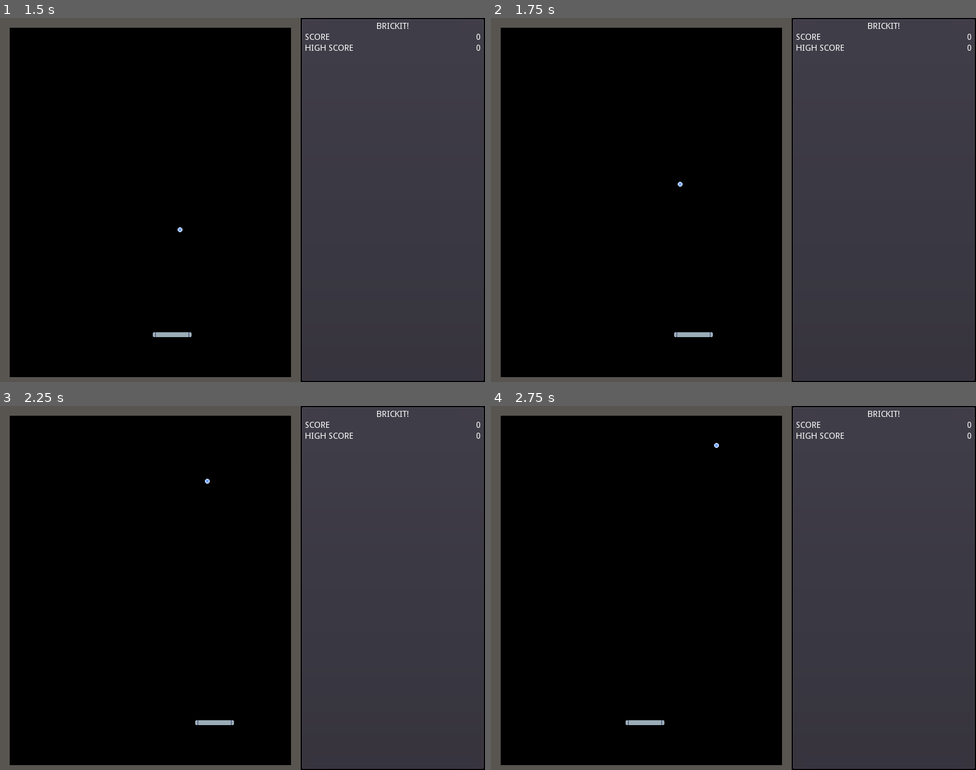
Above: before the commit, frames 1-4 (two rows, left to right).
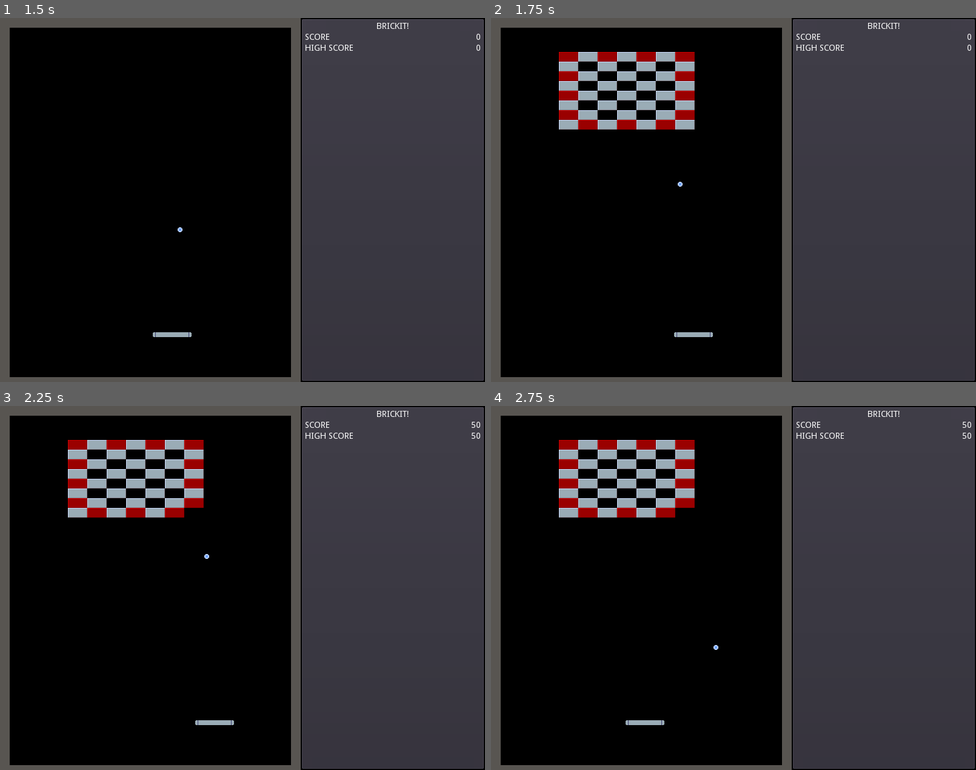
Above: after the commit, the same moments.

Repository: YeOldeDM/brickit
Game: Godot game, scene res://Title/Title.tscn
Same seed, same stepped clock (60 frames per second), same inputs: the game is played once before the commit and once after it.
Inputs (mouse positions are in pixels of both pictures, inside the frame that each line leads up to):
- Up to frame 1 (1.5 s): click (242, 200) at 0.5 s; tap Enter at 1.25 s; hold Right (ui_right) from 1.28 s (still down); tap Space (space_bar) at 1.35 s
- Up to frame 2 (1.75 s): keep holding Right (ui_right)
- Up to frame 3 (2.25 s): release Right (ui_right) at 2.03 s; hold Left (ui_left) from 2.03 s (still down); tap Space (space_bar) at 2.1 s
- Up to frame 4 (2.75 s): keep holding Left (ui_left)

Frame 1 is identical in both runs. In frame 2, 4.4% of the frame differs, in the area x 14-42%, y 9-31%; in frame 3, 4.3%; in frame 4, 4.3%.
Error before the commit: Invalid set index '1' (on base: 'Array') with value of type 'PackedScene' (res://Game/Game.gd:7)

Commit message:
add level changing mechanics

Diff:
--- a/PROJECT/Ball/Ball.gd
+++ b/PROJECT/Ball/Ball.gd
@@ -10,6 +10,8 @@
 var velocity = Vector2(180,600) #must begin with some Y velocity!
 
 signal get_paddle_pos()
+
+signal brick_broke()
 
 func _physics_process(delta):
 	var motion = move_and_collide(velocity * delta)
@@ -25,7 +27,8 @@
 			# if we hit a brick
 			if col.is_in_group("brick"):
 				col.queue_free()
-				GLOBAL.score += GLOBAL.BRICK_VALUE
+				emit_signal("brick_broke")
+
 
 	#while the ball is not moving - aka velocity = 0 - get the position of the paddle
 	while velocity == Vector2(0,0):
--- a/PROJECT/Game/Bricks.gd
+++ b/PROJECT/Game/Bricks.gd
@@ -1,12 +1,44 @@
 extends TileMap
 
-func _ready():
-	for cell in get_used_cells():
-		var brick = load("res://Brick/%s.tscn" % tile_set.tile_get_name( get_cellv( cell ) ) )
-		if brick:
-			brick = brick.instance()
-			get_parent().call_deferred("add_child", brick)
-			brick.position = map_to_world(cell) - position
 
 
-	queue_free()
+
+
+
+
+"""
+LEVEL BUILDER TEMPLATE
+
+Paint your level tiles onto this node, and save this branch as its own scene
+as "res://Game/Levels/Level x.tscn" where x is the level number.
+
+This node has no other use. It will get freed by the game on startup!
+"""
+
+
+
+
+
+
+
+
+
+
+
+
+
+
+
+
+
+
+#func _ready():
+#	for cell in get_used_cells():
+#		var brick = load("res://Brick/%s.tscn" % tile_set.tile_get_name( get_cellv( cell ) ) )
+#		if brick:
+#			brick = brick.instance()
+#			get_parent().call_deferred("add_child", brick)
+#			brick.position = map_to_world(cell) - position
+#
+#
+#	queue_free()
--- a/PROJECT/Game/Game.gd
+++ b/PROJECT/Game/Game.gd
@@ -1,8 +1,42 @@
 extends Control
 
-var levels = []
+
+onready var bricks = $Field/Bricks
+
 
 func _ready():
-	for i in range(1,11):
-		levels[i] = load("res://Game/Levels/Level " + str(i) + ".tscn")
-		add_child(levels[i])
+	GLOBAL.connect("level_changed", self, "change_level")
+	# boot level 1
+	change_level(1)
+
+func is_level_clear():
+	return bricks.get_child_count() == 0
+
+
+func clear_level():
+	for node in bricks.get_children():
+		node.queue_free()
+
+func change_level( to ):
+	clear_level()
+	yield( get_tree().create_timer(1.0), "timeout" ) #wait a second
+	var map = load("res://Game/Levels/Level %d.tscn" % to )
+	if map:
+		map = map.instance()
+		for cell in map.get_used_cells():
+			var brick_name = map.tile_set.tile_get_name( map.get_cellv( cell ) )
+			var brick = load("res://Brick/%s.tscn" % brick_name )
+			if brick:
+				brick = brick.instance()
+				bricks.call_deferred("add_child", brick)
+				brick.position = map.map_to_world(cell) - bricks.position
+
+
+		map.queue_free()
+
+
+
+func _on_Ball_brick_broke():
+	GLOBAL.score += GLOBAL.BRICK_VALUE
+	if is_level_clear():
+		GLOBAL.next_level()
--- a/PROJECT/Game/Game.tscn
+++ b/PROJECT/Game/Game.tscn
@@ -1,13 +1,14 @@
-[gd_scene load_steps=7 format=2]
+[gd_scene load_steps=8 format=2]
 
 [ext_resource path="res://Game/Game.gd" type="Script" id=1]
 [ext_resource path="res://Game/UI.gd" type="Script" id=2]
-[ext_resource path="res://Game/Levels/Level 2.tscn" type="PackedScene" id=3]
-[ext_resource path="res://Tilesets/Walls.tres" type="TileSet" id=4]
-[ext_resource path="res://Ball/Ball.tscn" type="PackedScene" id=5]
-[ext_resource path="res://Paddle/Paddle.tscn" type="PackedScene" id=6]
-
-[node name="Game" type="Control" index="0"]
+[ext_resource path="res://Tilesets/Bricks.tres" type="TileSet" id=3]
+[ext_resource path="res://Game/Bricks.gd" type="Script" id=4]
+[ext_resource path="res://Tilesets/Walls.tres" type="TileSet" id=5]
+[ext_resource path="res://Ball/Ball.tscn" type="PackedScene" id=6]
+[ext_resource path="res://Paddle/Paddle.tscn" type="PackedScene" id=7]
+
+[node name="Game" type="Control"]
 
 anchor_left = 0.0
 anchor_top = 0.0
@@ -199,14 +200,45 @@
 
 [node name="Field" type="Node2D" parent="." index="1"]
 
-[node name="Bricks" parent="Field" index="0" instance=ExtResource( 3 )]
+[node name="Bricks" type="Node2D" parent="Field" index="0"]
+
+position = Vector2( -8, 0 )
+_sections_unfolded = [ "Transform" ]
+__meta__ = {
+"_edit_lock_": true
+}
+
+[node name="Level" type="TileMap" parent="Field/Bricks" index="0"]
+
+mode = 0
+tile_set = ExtResource( 3 )
+cell_size = Vector2( 32, 16 )
+cell_quadrant_size = 16
+cell_custom_transform = Transform2D( 1, 0, 0, 1, 0, 0 )
+cell_half_offset = 2
+cell_tile_origin = 0
+cell_y_sort = false
+cell_clip_uv = false
+collision_use_kinematic = false
+collision_friction = 1.0
+collision_bounce = 0.0
+collision_layer = 1
+collision_mask = 1
+occluder_light_mask = 1
+format = 1
+tile_data = PoolIntArray(  )
+script = ExtResource( 4 )
+_sections_unfolded = [ "Cell", "Collision", "Transform" ]
+__meta__ = {
+"_edit_lock_": true
+}
 
 [node name="Walls" type="TileMap" parent="Field" index="1" groups=[
 "walls",
 ]]
 
 mode = 0
-tile_set = ExtResource( 4 )
+tile_set = ExtResource( 5 )
 cell_size = Vector2( 16, 16 )
 cell_quadrant_size = 16
 cell_custom_transform = Transform2D( 1, 0, 0, 1, 0, 0 )
@@ -224,22 +256,15 @@
 tile_data = PoolIntArray( 0, 0, 0, 1, 0, 0, 2, 0, 0, 3, 0, 0, 4, 0, 0, 5, 0, 0, 6, 0, 0, 7, 0, 0, 8, 0, 0, 9, 0, 0, 10, …(1720 unchanged characters)…
 _sections_unfolded = [ "Cell" ]
 
-[node name="Ball" parent="Field" index="2" instance=ExtResource( 5 )]
+[node name="Ball" parent="Field" index="2" instance=ExtResource( 6 )]
 
 [node name="Paddle" parent="Field" index="3" groups=[
 "paddle",
-] instance=ExtResource( 6 )]
+] instance=ExtResource( 7 )]
 
 position = Vector2( 244, 522 )
 
-[node name="AnimationPlayer" type="AnimationPlayer" parent="." index="2"]
-
-root_node = NodePath("..")
-autoplay = ""
-playback_process_mode = 1
-playback_default_blend_time = 0.0
-playback_speed = 1.0
-blend_times = [  ]
+[connection signal="brick_broke" from="Field/Ball" to="." method="_on_Ball_brick_broke"]
 
 [connection signal="get_paddle_pos" from="Field/Ball" to="Field/Paddle" method="_on_Ball_get_paddle_pos"]
 
--- a/PROJECT/Game/Levels/Level 1.tscn
+++ b/PROJECT/Game/Levels/Level 1.tscn
@@ -3,7 +3,7 @@
 [ext_resource path="res://Tilesets/Bricks.tres" type="TileSet" id=1]
 [ext_resource path="res://Game/Bricks.gd" type="Script" id=2]
 
-[node name="Bricks" type="TileMap"]
+[node name="Bricks" type="TileMap" index="0"]
 
 position = Vector2( -8, 0 )
 mode = 0
@@ -22,6 +22,6 @@
 collision_mask = 1
 occluder_light_mask = 1
 format = 1
-tile_data = PoolIntArray( 262145, 0, 0, 262147, 0, 0, 262149, 0, 0, 262151, 0, 0, 262153, 0, 0, 262155, 0, 0, 262157, 0, 0, 327682, 0, 0, 327684, 0, 0, 327686, 0, 0, 327688, 0, 0, 327690, 0, 0, 327692, 0, 0, 327694, 0, 0, 393217, 0, 0, 393219, 0, 0, 393221, 0, 0, 393223, 0, 0, 393225, 0, 0, 393227, 0, 0, 393229, 0, 0, 458754, 0, 0, 458756, 0, 0, 458758, 0, 0, 458760, 0, 0, 458762, 0, 0, 458764, 0, 0, 458766, 0, 0, 524289, 0, 0, 524291, 0, 0, 524293, 0, 0, 524295, 0, 0, 524297, 0, 0, 524299, 0, 0, 524301, 0, 0, 589826, 0, 0, 589828, 0, 0, 589830, 0, 0, 589832, 0, 0, 589834, 0, 0, 589836, 0, 0, 589838, 0, 0, 655361, 0, 0, 655363, 0, 0, 655365, 0, 0, 655367, 0, 0, 655369, 0, 0, 655371, 0, 0, 655373, 0, 0, 720898, 0, 0, 720900, 0, 0, 720902, 0, 0, 720904, 0, 0, 720906, 0, 0, 720908, 0, 0, 720910, 0, 0 )
+tile_data = PoolIntArray( 262148, 1, 0, 262149, 0, 0, 262150, 1, 0, 262151, 0, 0, 262152, 1, 0, 262153, 0, 0, 262154, 1, 0, 327684, 0, 0, 327686, 0, 0, 327688, 0, 0, 327690, 0, 0, 393220, 1, 0, 393221, 0, 0, 393223, 0, 0, 393225, 0, 0, 393226, 1, 0, 458756, 0, 0, 458758, 0, 0, 458760, 0, 0, 458762, 0, 0, 524292, 1, 0, 524293, 0, 0, 524295, 0, 0, 524297, 0, 0, 524298, 1, 0, 589828, 0, 0, 589830, 0, 0, 589832, 0, 0, 589834, 0, 0, 655364, 1, 0, 655365, 0, 0, 655367, 0, 0, 655369, 0, 0, 655370, 1, 0, 720900, 0, 0, 720901, 1, 0, 720902, 0, 0, 720903, 1, 0, 720904, 0, 0, 720905, 1, 0, 720906, 0, 0 )
 script = ExtResource( 2 )
 _sections_unfolded = [ "Cell", "Collision", "Transform" ]
--- a/PROJECT/Global/GLOBAL.gd
+++ b/PROJECT/Global/GLOBAL.gd
@@ -5,12 +5,16 @@
 
 signal score_changed(to)
 signal high_score_changed(to)
+signal level_changed(to)
 
 var score = 0 setget _set_score
 var high_score = 0 setget _set_high_score
+var current_level = 1
 
-func _ready():
-	load_highscore()
+
+func next_level():
+	current_level += 1
+	emit_signal("level_changed", current_level)
 
 func load_highscore():
 	var file = File.new()
@@ -26,6 +30,16 @@
 	file.store_var(high_score)
 	file.close()
 
+
+
+
+
+func _ready():
+	load_highscore()
+
+
+
+
 func _set_score( to ):
 	score = to
 	print(score)
